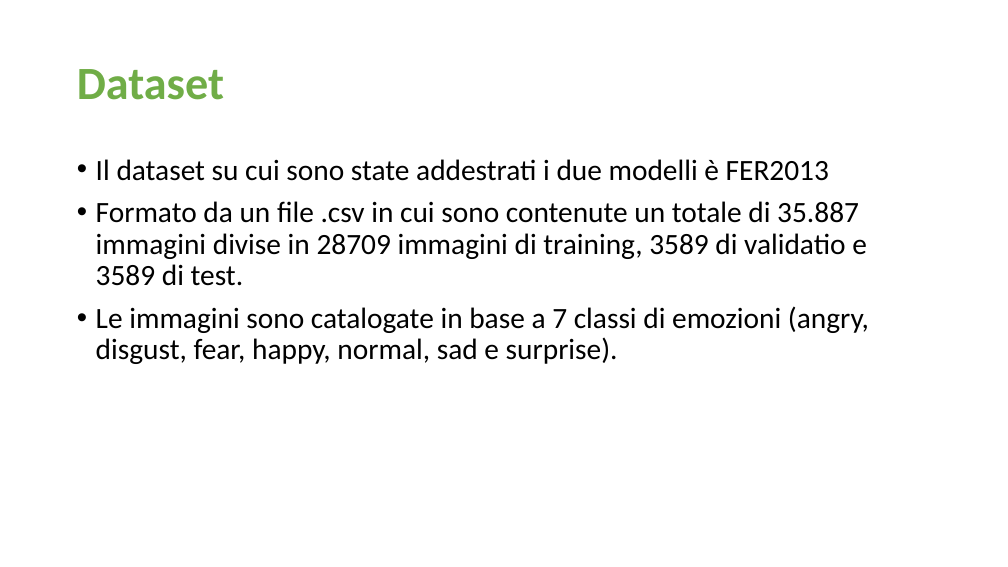
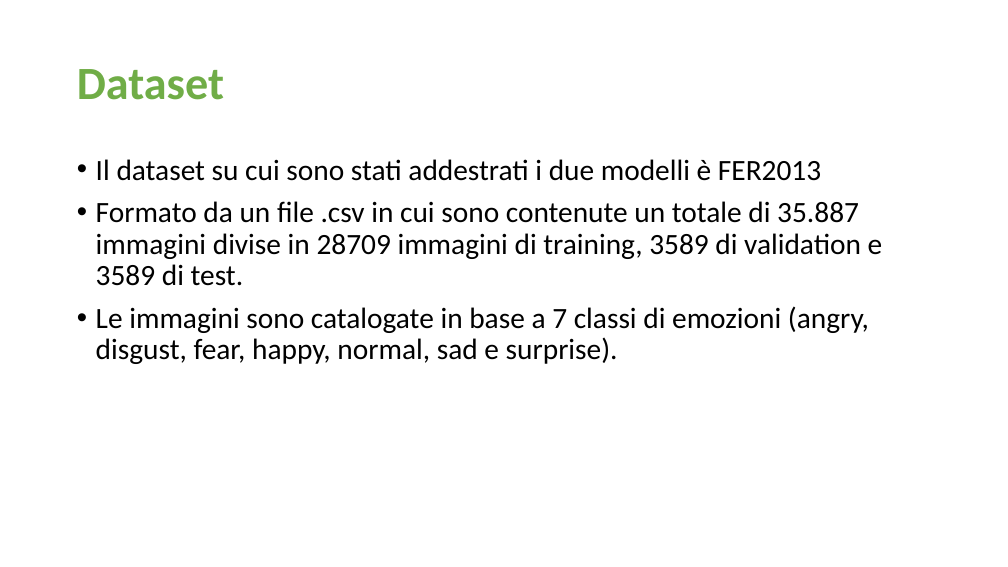
Before and after one commit to LopaneNicola/FaceDetection, a slide deck: slide 3 of documentazione/presentazione sys.pptx. Drawn at 1008x567 pixels with LibreOffice and Linux fonts; fonts in the diff are those of the drawing. Boxes give left, top, right and bottom in pixels: in the first picture for what was removed or moved away, otherwise in the second. Text is boxed around its words. In the diff, an @@ line names an element or a change of style, - is before the commit and + after.

```diff
--- a/documentazione/presentazione sys.pptx
+++ b/documentazione/presentazione sys.pptx
@@ text at box(96, 159, 883, 286): text changed @@
-• Il dataset su cui sono state addestrati i due modelli è FER2013
-• Formato da un file .csv in cui sono contenute un totale di 35.887 immagini divise in 28709 immagini di training, 3589 di validatio e 3589 di test.
+• Il dataset su cui sono stati addestrati i due modelli è FER2013
+• Formato da un file .csv in cui sono contenute un totale di 35.887 immagini divise in 28709 immagini di training, 3589 di validation e 3589 di test.
```
Also in this commit, not shown: 2 other slides changed, 1 slide added.
